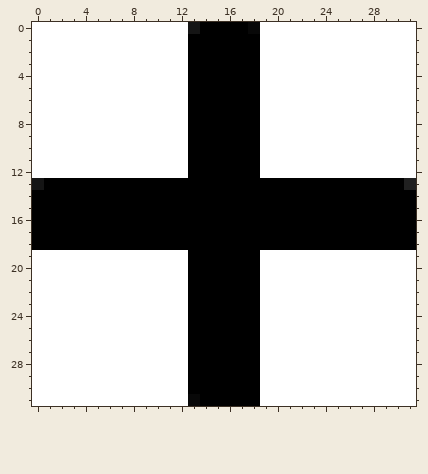
File history of a pixel-art sprite, assets/actor.png. The picture above is the old version.
The file is 32x32 pixels. Colours within 5 levels of each other are drawn and written as one.
After:
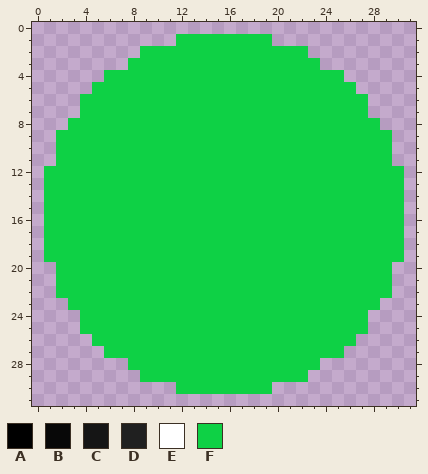
Palette (. is transparent): A #000000  B #080808  C #151515  D #202020  E #ffffff  F #0ed145
Edits made:
Changed rows in their new state; - is an unchanged pixel.
first column x 0:
 0 ................................
 1 ............FFFFFFFF............
 2 .........FFFFFFFFFFFFFF.........
 3 ........FFFFFFFFFFFFFFFF........
 4 ......FFFFFFFFFFFFFFFFFFFF......
 5 .....FFFFFFFFFFFFFFFFFFFFFF.....
 6 ....FFFFFFFFFFFFFFFFFFFFFFFF....
 7 ....FFFFFFFFFFFFFFFFFFFFFFFF....
 8 ...FFFFFFFFFFFFFFFFFFFFFFFFFF...
 9 ..FFFFFFFFFFFFFFFFFFFFFFFFFFFF..
10 ..FFFFFFFFFFFFFFFFFFFFFFFFFFFF..
11 ..FFFFFFFFFFFFFFFFFFFFFFFFFFFF..
12 .FFFFFFFFFFFFFFFFFFFFFFFFFFFFFF.
13 .FFFFFFFFFFFFFFFFFFFFFFFFFFFFFF.
14 .FFFFFFFFFFFFFFFFFFFFFFFFFFFFFF.
15 .FFFFFFFFFFFFFFFFFFFFFFFFFFFFFF.
16 .FFFFFFFFFFFFFFFFFFFFFFFFFFFFFF.
17 .FFFFFFFFFFFFFFFFFFFFFFFFFFFFFF.
18 .FFFFFFFFFFFFFFFFFFFFFFFFFFFFFF.
19 .FFFFFFFFFFFFFFFFFFFFFFFFFFFFFF.
20 ..FFFFFFFFFFFFFFFFFFFFFFFFFFFF..
21 ..FFFFFFFFFFFFFFFFFFFFFFFFFFFF..
22 ..FFFFFFFFFFFFFFFFFFFFFFFFFFFF..
23 ...FFFFFFFFFFFFFFFFFFFFFFFFFF...
24 ....FFFFFFFFFFFFFFFFFFFFFFFF....
25 ....FFFFFFFFFFFFFFFFFFFFFFFF....
26 .....FFFFFFFFFFFFFFFFFFFFFF.....
27 ......FFFFFFFFFFFFFFFFFFFF......
28 ........FFFFFFFFFFFFFFFF........
29 .........FFFFFFFFFFFFFF.........
30 ............FFFFFFFF............
31 ................................
Where, in picture pixels (left, top, right, bottom), the same in both pictures:
changed: (32, 22, 416, 406)
